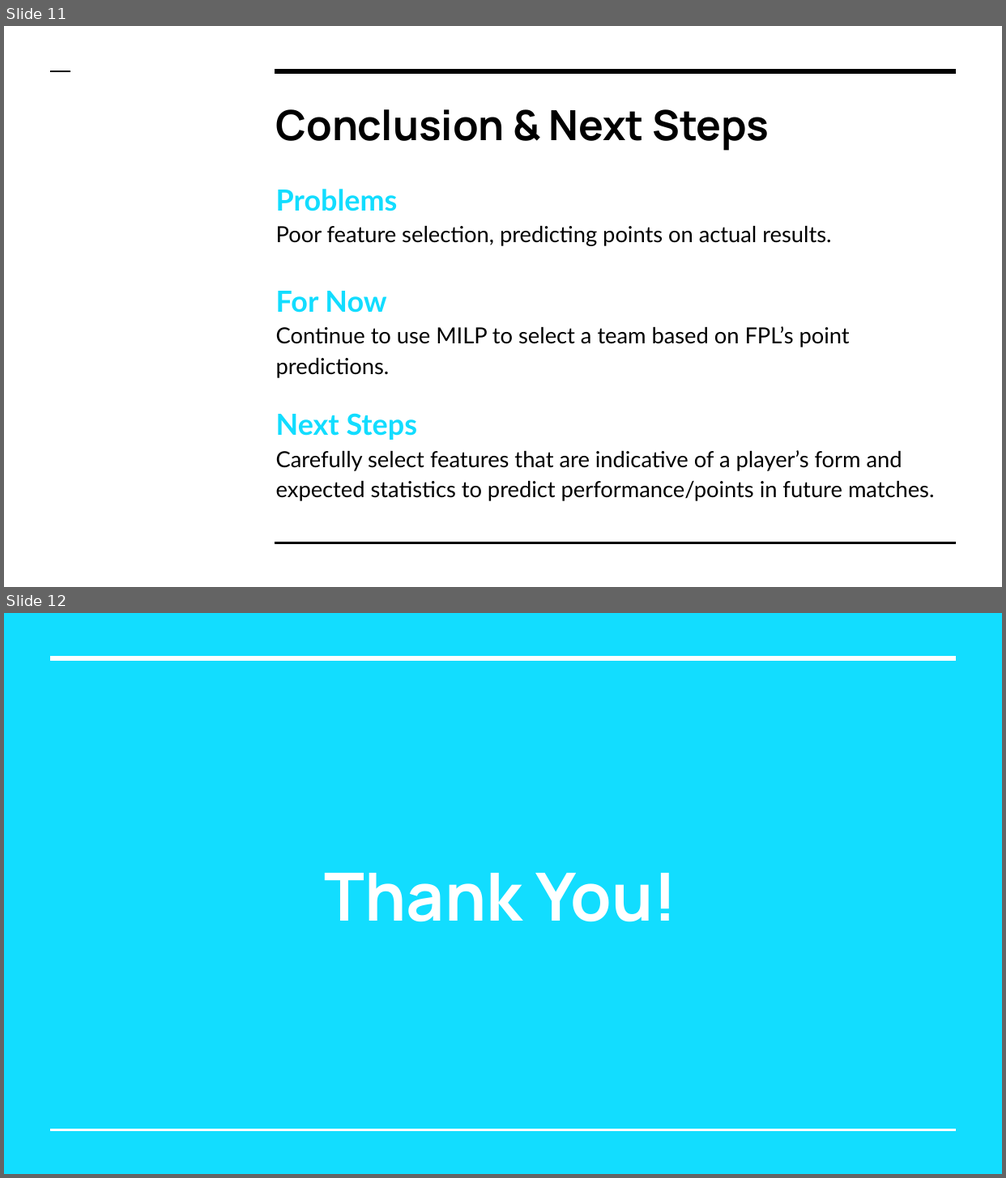
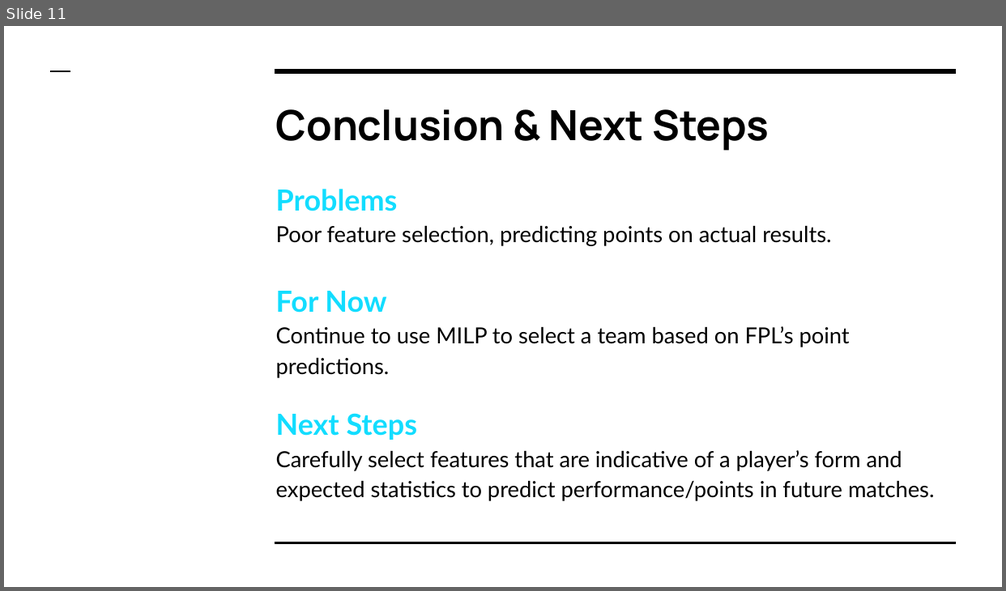
Before and after one commit to farhank-0/Fantasy-Premier-League-Optimization, a slide deck: summary-reports/Farhan_Kassam_FPL_Capstone_Demo_Day.pptx. Shown one above the other, each under a label of ours: slides 11 and 12 before the commit, slide 11 after it. The pictures are 1006x1178 and 1006x591 pixels, drawn with LibreOffice and Linux fonts; fonts in the diff are those of the drawing. Boxes give left, top, right and bottom in pixels: in the first picture for what was removed or moved away, otherwise in the second. Text is boxed around its words. In the diff, an @@ line names an element or a change of style, - is before the commit and + after.

```diff
--- a/summary-reports/Farhan_Kassam_FPL_Capstone_Demo_Day.pptx
+++ b/summary-reports/Farhan_Kassam_FPL_Capstone_Demo_Day.pptx
@@ slide 12 removed at box(4, 613, 1002, 1174), background #12DDFF @@
@@ line removed from (51, 658) to (956, 658) @@
@@ title removed at box(325, 873, 677, 922) @@
-Thank You!
@@ line removed from (51, 1130) to (956, 1130) @@
```
Also in this commit, not shown: 1 slide added, 2 other files.
